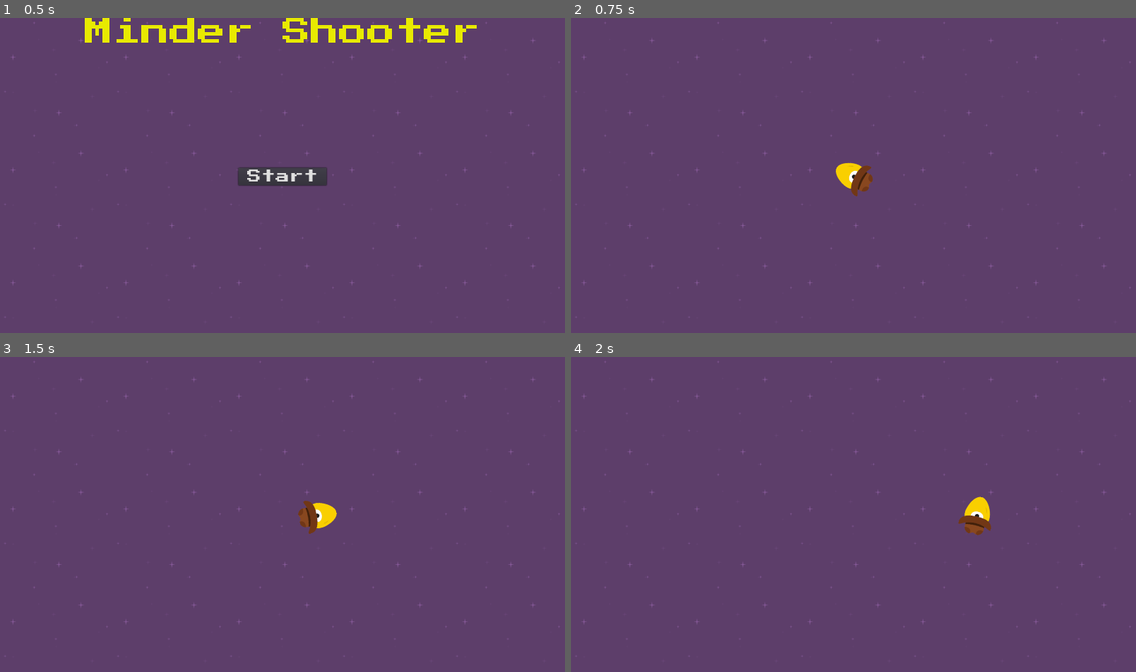
Above: before the commit, frames 1-4 (two rows, left to right).
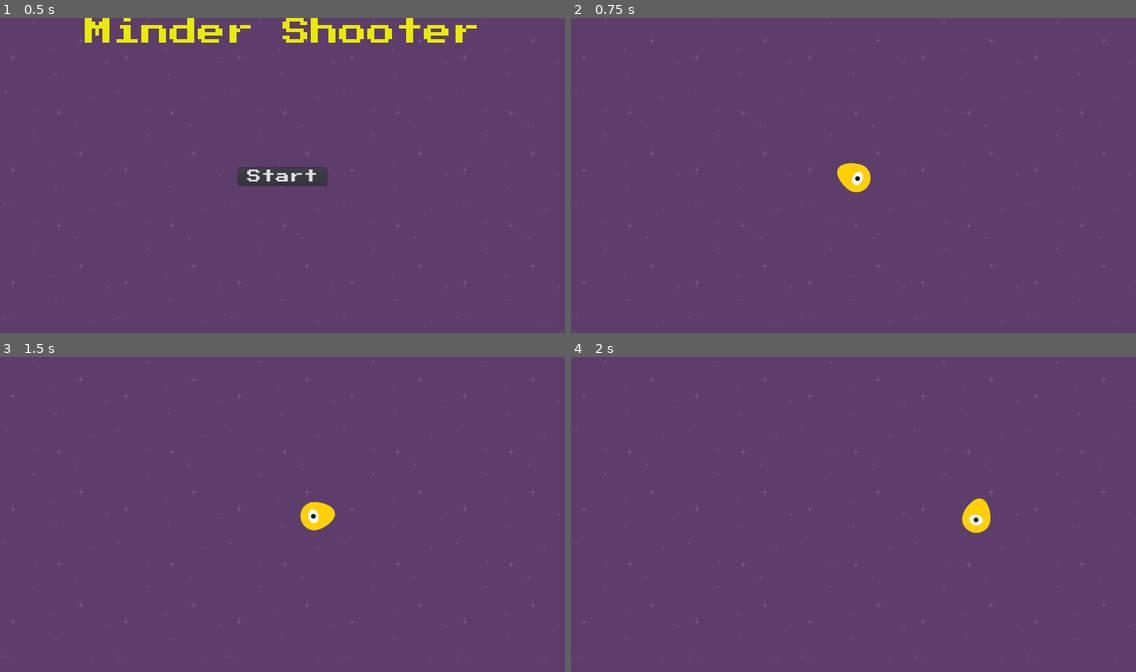
Above: after the commit, the same moments.

Repository: 201flaviosilva-labs/Minder-Shooter
Game: Godot game, scene res://src/Scenes/Main.tscn
Two runs of this game, one before a commit and one after it. Both use one fixed random seed, a clock stepped at 60 frames per second and the inputs below.
Inputs (mouse positions are in pixels of both pictures, inside the frame that each line leads up to):
- Up to frame 1 (0.5 s): no input
- Up to frame 2 (0.75 s): click "Start" at 0.5 s
- Up to frame 3 (1.5 s): tap Enter at 1.25 s; move the mouse to (406, 498) at 1.27 s; hold D (move_right) from 1.28 s (still down); hold Space (shoot) from 1.28 s (still down)
- Up to frame 4 (2 s): keep holding D (move_right); keep holding Space (shoot)

Frame 1 is identical in both runs. In frame 2, 0.3% of the frame differs, in the area x 46-54%, y 45-57%; in frame 3, 0.3%; in frame 4, 0.3%, in the area x 68-75%, y 44-57%.
Error before the commit: Invalid get index 'global_position' (on base: 'null instance'). (res://src/Scripts/Player.gd:45)
Error after the commit: Invalid get index 'global_position' (on base: 'null instance'). (res://src/Scripts/Player.gd:46)

Commit message:
Load all minders

Diff:
--- a/project.godot
+++ b/project.godot
@@ -23,6 +23,10 @@
 config/name="Minder Shooter"
 run/main_scene="res://src/Scenes/Main.tscn"
 config/icon="res://icon.png"
+
+[autoload]
+
+Minders="*res://src/Scripts/Minders.gd"
 
 [display]
 
--- a/src/Scripts/Bullet.gd
+++ b/src/Scripts/Bullet.gd
@@ -6,6 +6,7 @@
 var direction = Vector2.ZERO;
 
 func _ready():
+	$Sprite.set_texture(Minders.get_selected());
 	pass
 
 func set_direction(new_direction):
--- /dev/null
+++ b/src/Scripts/Minders.gd
@@ -0,0 +1,47 @@
+extends Node
+
+var ALIEN_MINDER = preload("res://src/Assets/Sprites/Minders/AlienMinder.png");
+var AUTUMN_MINDER = preload("res://src/Assets/Sprites/Minders/AutumnMinder.png");
+var BAR_MINDER = preload("res://src/Assets/Sprites/Minders/BatMinder.png");
+var BIGODES = preload("res://src/Assets/Sprites/Minders/Bigodes.png");
+var BIG_WALL_MINDER = preload("res://src/Assets/Sprites/Minders/BigWallyMinder.png");
+var BLCK_CAT_WHITE_CAR = preload("res://src/Assets/Sprites/Minders/BlackCatWhiteCat.png");
+var BLACK_MINDER = preload("res://src/Assets/Sprites/Minders/BlackMinder.png");
+var CALIFORNIA = preload("res://src/Assets/Sprites/Minders/California.png");
+var COW_MINDER = preload("res://src/Assets/Sprites/Minders/CowMinder.png");
+var FEMALE_MINDER = preload("res://src/Assets/Sprites/Minders/FemaleMinder.png");
+var FEMALE_MINDER_2 = preload("res://src/Assets/Sprites/Minders/FemaleMinder2.png");
+var FIZZY_MINDER = preload("res://src/Assets/Sprites/Minders/FuzzyMinder.png");
+var GENTLEMAN_MINDER = preload("res://src/Assets/Sprites/Minders/GentlemanMinder.png");
+var HALLOWEEN_MINDER = preload("res://src/Assets/Sprites/Minders/HalloweenMinder.png");
+var MINDER = preload("res://src/Assets/Sprites/Minders/Minder.png");
+var MINDERA = preload("res://src/Assets/Sprites/Minders/Mindera.png");
+var MINDER_BIKER = preload("res://src/Assets/Sprites/Minders/MinderBiker.png");
+var MINDER_GAMER = preload("res://src/Assets/Sprites/Minders/MinderGamer.png");
+var MINDER_PALHACO = preload("res://src/Assets/Sprites/Minders/MinderPalhaco.png");
+var MINDER_PLAY = preload("res://src/Assets/Sprites/Minders/MinderPlay.png");
+var MINDER_RODINHAS_NATAL = preload("res://src/Assets/Sprites/Minders/MinderRodinhasNatal.png");
+var MONST_MINDER = preload("res://src/Assets/Sprites/Minders/MonstMinder.png");
+var MR_MINDER_STICKER = preload("res://src/Assets/Sprites/Minders/MRMinderSticker.png");
+var NERD = preload("res://src/Assets/Sprites/Minders/Nerd.png");
+var OWL_MINDER = preload("res://src/Assets/Sprites/Minders/OwlMinder.png");
+var PIRATE_MINDER = preload("res://src/Assets/Sprites/Minders/PirateMinder.png");
+var PIXEL_MINDER = preload("res://src/Assets/Sprites/Minders/PixelMinder.png");
+var POLVO = preload("res://src/Assets/Sprites/Minders/Polvo.png");
+var PUMPKIN_MINDER = preload("res://src/Assets/Sprites/Minders/PumpkinMinder.png");
+var ROCKET_MINDER = preload("res://src/Assets/Sprites/Minders/RocketMinder.png");
+var RODINHAS = preload("res://src/Assets/Sprites/Minders/Rodinhas.png");
+var SLIME_MINDER = preload("res://src/Assets/Sprites/Minders/SlimeMinder.png");
+var SOUTH_PARK = preload("res://src/Assets/Sprites/Minders/SouthPark.png");
+var THE_HATEFUL_EIGHT = preload("res://src/Assets/Sprites/Minders/TheHatefulEight.png");
+var VAPM_MINDER = preload("res://src/Assets/Sprites/Minders/VampMinder.png");
+var WINE_MINDER = preload("res://src/Assets/Sprites/Minders/WineMinder.png");
+
+var selected_texture = MINDER;
+
+func set_texture(i):
+	pass
+
+func get_selected():
+	return selected_texture;
+	pass
--- a/src/Scripts/Player.gd
+++ b/src/Scripts/Player.gd
@@ -9,6 +9,7 @@
 var current_shoot_time = 0;
 
 func _ready():
+	$Sprite.set_texture(Minders.get_selected());
 	pass
 
 func _process(delta):
